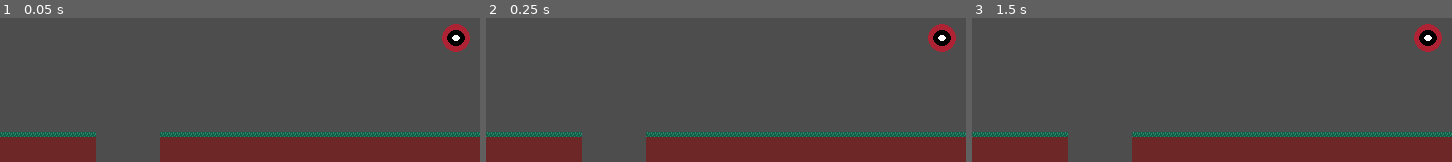
Above: before the commit, frames 1-3 (left to right).
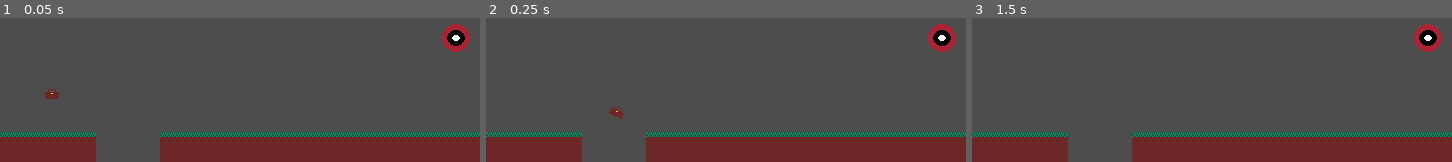
Above: after the commit, the same moments.

Repository: VarnCc/koffer
Game: Godot game, scene res://main.tscn
The game is run twice, just before and just after one commit, with the same random seed, the same clock (stepped at 60 frames per second) and the same inputs.
Inputs:
- Up to frame 1 (0.05 s): no input
- Up to frame 2 (0.25 s): no input
- Up to frame 3 (1.5 s): tap Enter at 1.25 s

The runs differ from the first frame. In frame 1, 0.2% of the frame differs, in the area x 9-13%, y 49-57%; in frame 2, 0.2%; in frame 3, nothing differs.

Commit message:
addet projectile

Diff:
--- a/main.gd
+++ b/main.gd
@@ -1,5 +1,6 @@
 extends Node2D
 @export var target_scene: PackedScene
+@export var projectile_scene: PackedScene
 
 var score = 0
 var combo = 1
@@ -11,6 +12,7 @@
 # Called when the node enters the scene tree for the first time.
 func _ready() -> void:
 	spawn_target()
+	spawn_projectile()
 
 # Called every frame. 'delta' is the elapsed time since the previous frame.
 func _process(delta: float) -> void:
@@ -36,3 +38,9 @@
 		target.position = target_spawn_location
 
 		add_child(target)
+
+func spawn_projectile():
+	var projectile = projectile_scene.instantiate()
+	add_child(projectile)
+	projectile.global_position = $PlayerSpawn.global_position
+	projectile.linear_velocity = Vector2(400, -50)
--- a/main.tscn
+++ b/main.tscn
@@ -3,6 +3,7 @@
 [ext_resource type="Script" uid="uid://bx5ejojx0dn3e" path="res://main.gd" id="1_0xm2m"]
 [ext_resource type="Texture2D" uid="uid://ba0u38o8r21lr" path="res://Assets/Sprites/World/Ground_test_32.png" id="1_ig7tw"]
 [ext_resource type="PackedScene" uid="uid://dsaa1gtjrjmlk" path="res://target.tscn" id="2_h2yge"]
+[ext_resource type="PackedScene" uid="uid://dgobe73fxv4au" path="res://projectile.tscn" id="3_1bvp3"]
 
 [sub_resource type="RectangleShape2D" id="RectangleShape2D_0xm2m"]
 size = Vector2(320, 31)
@@ -16,6 +17,7 @@
 [node name="Node2D" type="Node2D" unique_id=730535917]
 script = ExtResource("1_0xm2m")
 target_scene = ExtResource("2_h2yge")
+projectile_scene = ExtResource("3_1bvp3")
 
 [node name="PlayerSpawn" type="Marker2D" parent="." unique_id=1827294272]
 position = Vector2(39, 203)
@@ -28,17 +30,17 @@
 
 [node name="Ground" type="Node2D" parent="." unique_id=1711832829]
 
-[node name="StaticBody2D" type="StaticBody2D" parent="Ground" unique_id=198662160]
+[node name="GroundBody" type="StaticBody2D" parent="Ground" unique_id=198662160]
 
-[node name="CollisionShape2D" type="CollisionShape2D" parent="Ground/StaticBody2D" unique_id=395498733]
+[node name="CollisionShape2D" type="CollisionShape2D" parent="Ground/GroundBody" unique_id=395498733]
 position = Vector2(320, 255.5)
 shape = SubResource("RectangleShape2D_0xm2m")
 
-[node name="CollisionShape2D2" type="CollisionShape2D" parent="Ground/StaticBody2D" unique_id=1797921991]
+[node name="CollisionShape2D2" type="CollisionShape2D" parent="Ground/GroundBody" unique_id=1797921991]
 position = Vector2(128.5, 270)
 shape = SubResource("RectangleShape2D_h2yge")
 
-[node name="CollisionShape2D3" type="CollisionShape2D" parent="Ground/StaticBody2D" unique_id=232532021]
+[node name="CollisionShape2D3" type="CollisionShape2D" parent="Ground/GroundBody" unique_id=232532021]
 position = Vector2(48.5, 256)
 shape = SubResource("RectangleShape2D_1bvp3")
 
--- /dev/null
+++ b/projectile.gd
@@ -0,0 +1,25 @@
+extends RigidBody2D
+var finished := false
+
+func _physics_process(delta: float) -> void:
+	rotation = linear_velocity.angle()
+	var screen_size = get_viewport_rect().size
+
+	if position.x < 0 or position.x > screen_size.x +20:
+		print("Out of view")
+		queue_free()
+
+# Called when the node enters the scene tree for the first time.
+func _ready() -> void:
+	pass # Replace with function body.
+
+# Called every frame. 'delta' is the elapsed time since the previous frame.
+func _process(delta: float) -> void:
+	pass
+
+func _on_body_entered(body: Node) -> void:
+	if finished:
+		return
+	finished = true
+	print("Miss (hit body): ", body.name)
+	queue_free()
--- /dev/null
+++ b/projectile.tscn
@@ -0,0 +1,36 @@
+[gd_scene format=3 uid="uid://dgobe73fxv4au"]
+
+[ext_resource type="Script" uid="uid://darewlvju4ipo" path="res://projectile.gd" id="1_qxf0c"]
+[ext_resource type="Texture2D" uid="uid://dd3aws0wk6erf" path="res://Assets/Sprites/Projectile/Projectile_test_16.png" id="2_dgwo2"]
+
+[sub_resource type="AtlasTexture" id="AtlasTexture_sxmqc"]
+atlas = ExtResource("2_dgwo2")
+region = Rect2(0, 0, 16, 16)
+
+[sub_resource type="SpriteFrames" id="SpriteFrames_2xblw"]
+animations = [{
+"frames": [{
+"duration": 1.0,
+"texture": SubResource("AtlasTexture_sxmqc")
+}],
+"loop": true,
+"name": &"default",
+"speed": 5.0
+}]
+
+[sub_resource type="RectangleShape2D" id="RectangleShape2D_dac07"]
+size = Vector2(14, 10)
+
+[node name="Projectile" type="RigidBody2D" unique_id=448345902]
+contact_monitor = true
+max_contacts_reported = 4
+script = ExtResource("1_qxf0c")
+
+[node name="ProjectileKoffer" type="AnimatedSprite2D" parent="." unique_id=1812077353]
+sprite_frames = SubResource("SpriteFrames_2xblw")
+frame_progress = 0.48491162
+
+[node name="CollisionKoffer" type="CollisionShape2D" parent="." unique_id=1385998205]
+shape = SubResource("RectangleShape2D_dac07")
+
+[connection signal="body_entered" from="." to="." method="_on_body_entered"]
--- a/target.tscn
+++ b/target.tscn
@@ -6,8 +6,6 @@
 radius = 15.0
 
 [node name="Target" type="Area2D" unique_id=672874080]
-collision_layer = 16
-collision_mask = 16
 
 [node name="Sprite2D" type="Sprite2D" parent="." unique_id=1502315999]
 texture = ExtResource("1_t2jmu")
Binary file changed: Assets/Sprites/Projectile/Projectile_test_16.png
Not shown, changed: Assets/Sprites/Projectile/Projectile_test_16.png.import
Not shown, added: projectile.gd.uid
